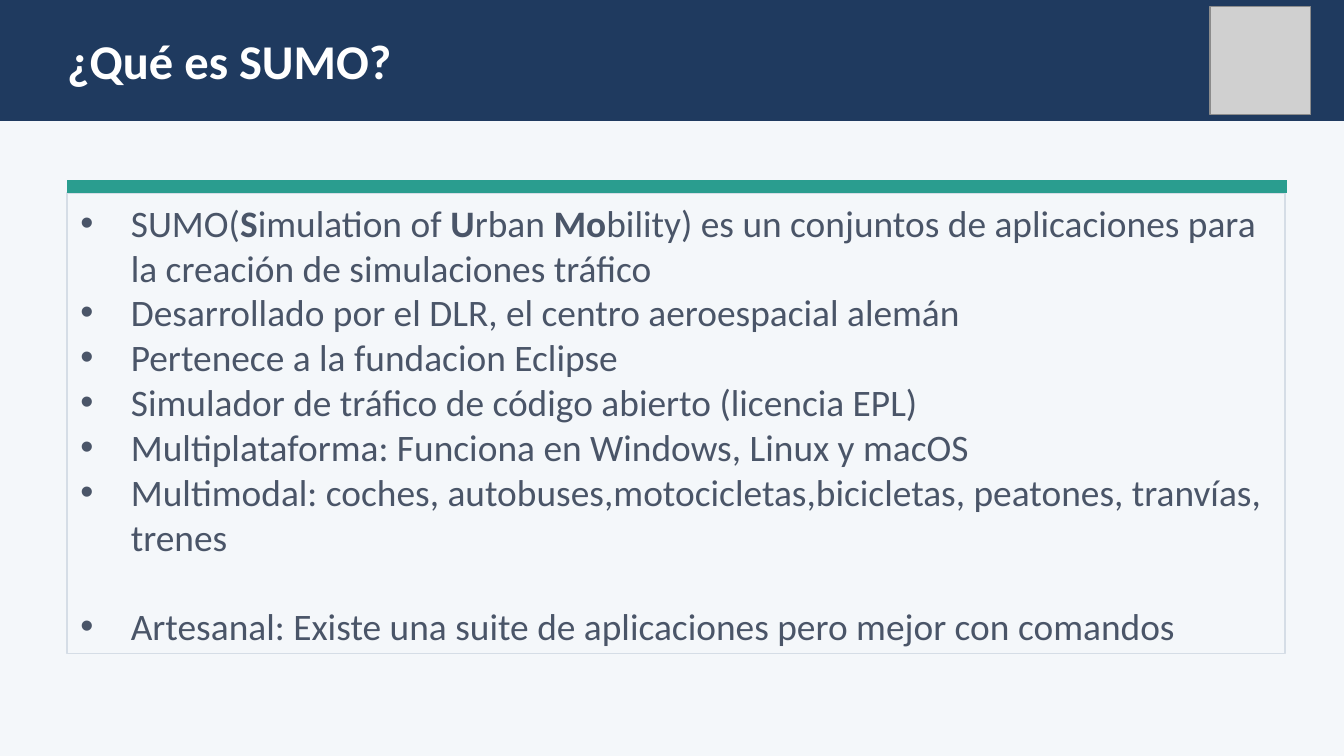
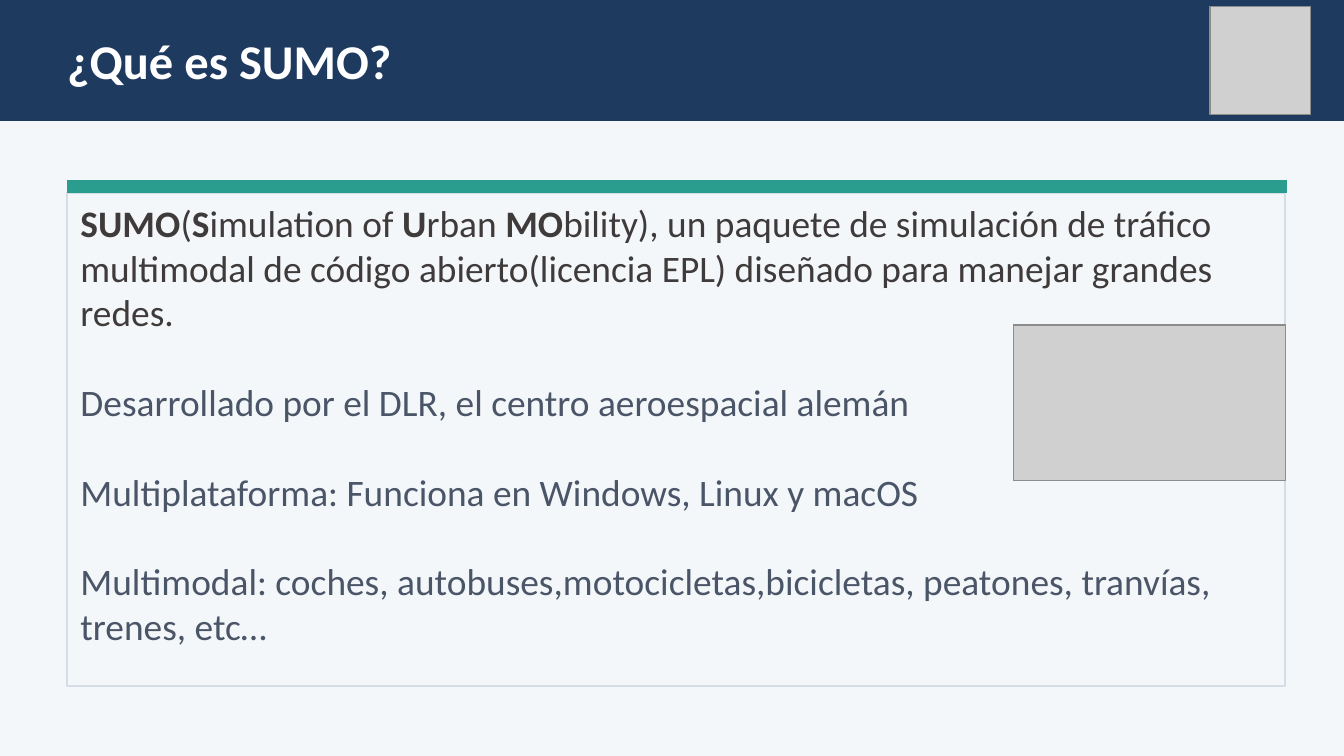
Before and after one commit to owsei/SUMO_presentacion, a slide deck: slide 3 of Presentacion_SUMO.pptx. Drawn at 1344x756 pixels with LibreOffice and Linux fonts; fonts in the diff are those of the drawing; grey boxes stand for pictures. Boxes give left, top, right and bottom in pixels: in the first picture for what was removed or moved away, otherwise in the second. Text is boxed around its words. In the diff, an @@ line names an element or a change of style, - is before the commit and + after.

```diff
--- a/Presentacion_SUMO.pptx
+++ b/Presentacion_SUMO.pptx
@@ rectangle "SUMO(Simulation of Urban MObility), un ...": place and size @@
-rectangle "SUMO(Simulation of Urban MObility), un ..." at bbox=[67, 194, 1285, 653]
+rectangle "SUMO(Simulation of Urban MObility), un ..." at bbox=[67, 194, 1285, 687]
@@ text in rectangle at bbox=[80, 210, 1212, 327]: text changed; text colour #4A5568 to #403B3B @@
-• SUMO(Simulation of Urban Mobility) es un conjuntos de aplicaciones para la creación de simulaciones tráfico
+SUMO(Simulation of Urban MObility), un paquete de simulación de tráfico multimodal de código abierto(licencia EPL) diseñado para manejar grandes redes.
@@ picture added at bbox=[1013, 325, 1286, 481] @@
@@ text in rectangle at bbox=[131, 345, 918, 423]: paragraphs removed @@
-• Pertenece a la fundacion Eclipse
-• Simulador de tráfico de código abierto (licencia EPL)
@@ text in rectangle at bbox=[80, 390, 918, 512]: bullet • to none @@
@@ text in rectangle at bbox=[80, 569, 1211, 645]: text changed @@
-• Multimodal: coches, autobuses,motocicletas,bicicletas, peatones, tranvías, trenes
-• Artesanal: Existe una suite de aplicaciones pero mejor con comandos
+Multimodal: coches, autobuses,motocicletas,bicicletas, peatones, tranvías, trenes, etc…
```
Also in this commit, not shown: 9 other slides changed, 2 slides added, 1 slide removed.
